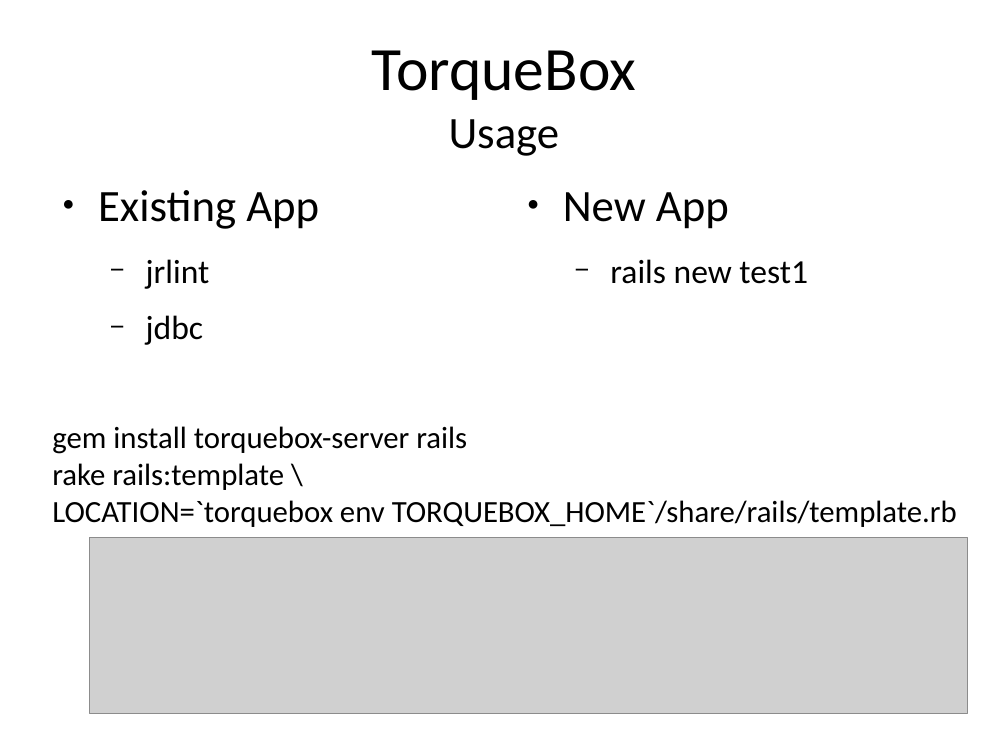
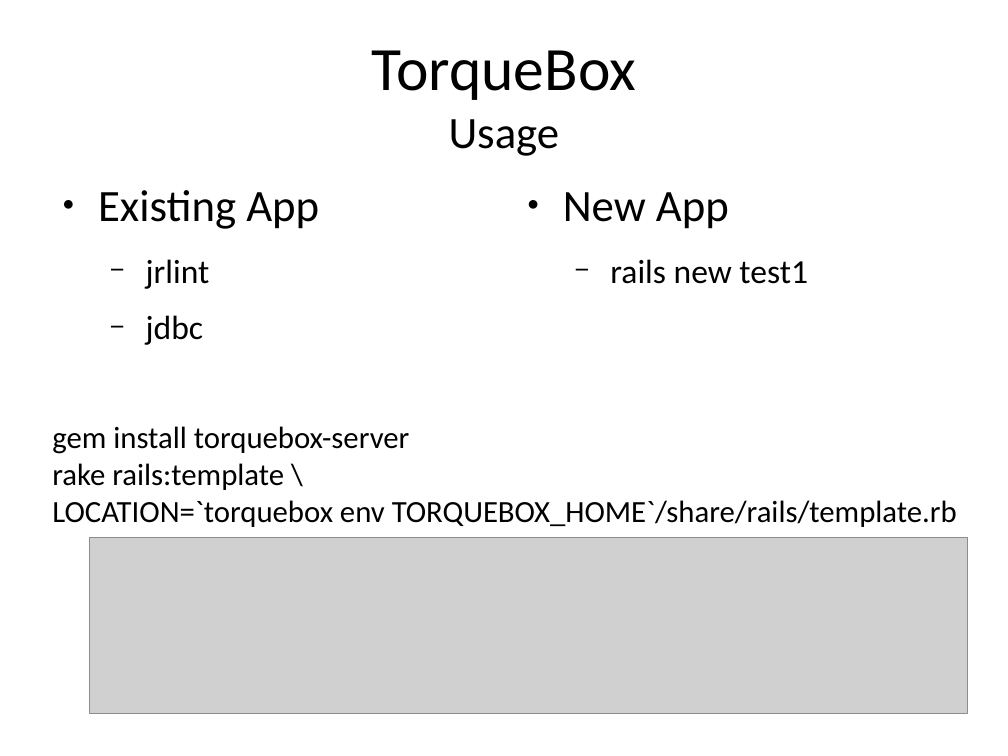
Before and after one commit to meadoch1/tbapp, a slide deck: slide 26 of ppt/JRuby Torquebox v2.odp. Drawn at 1008x756 pixels with LibreOffice and Linux fonts; fonts in the diff are those of the drawing; grey boxes stand for pictures. Boxes give left, top, right and bottom in pixels: in the first picture for what was removed or moved away, otherwise in the second. Text is boxed around its words. In the diff, an @@ line names an element or a change of style, - is before the commit and + after.

```diff
--- a/ppt/JRuby Torquebox v2.odp
+++ b/ppt/JRuby Torquebox v2.odp
@@ text at (x1=52, y1=426, x2=409, y2=454): text changed @@
-gem install torquebox-server rails
+gem install torquebox-server
```
Also in this commit, not shown: 8 other slides changed, 1 slide added, 1 other file.
